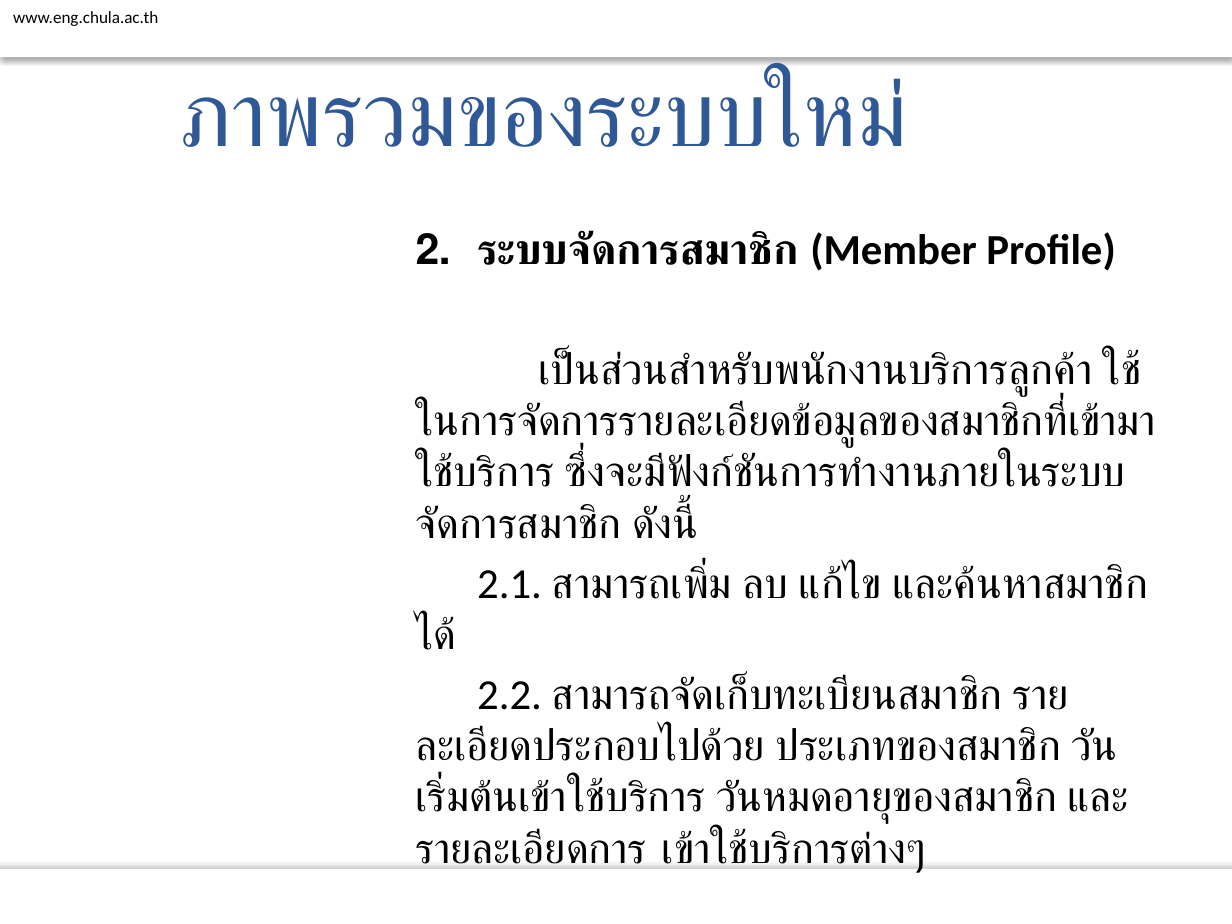
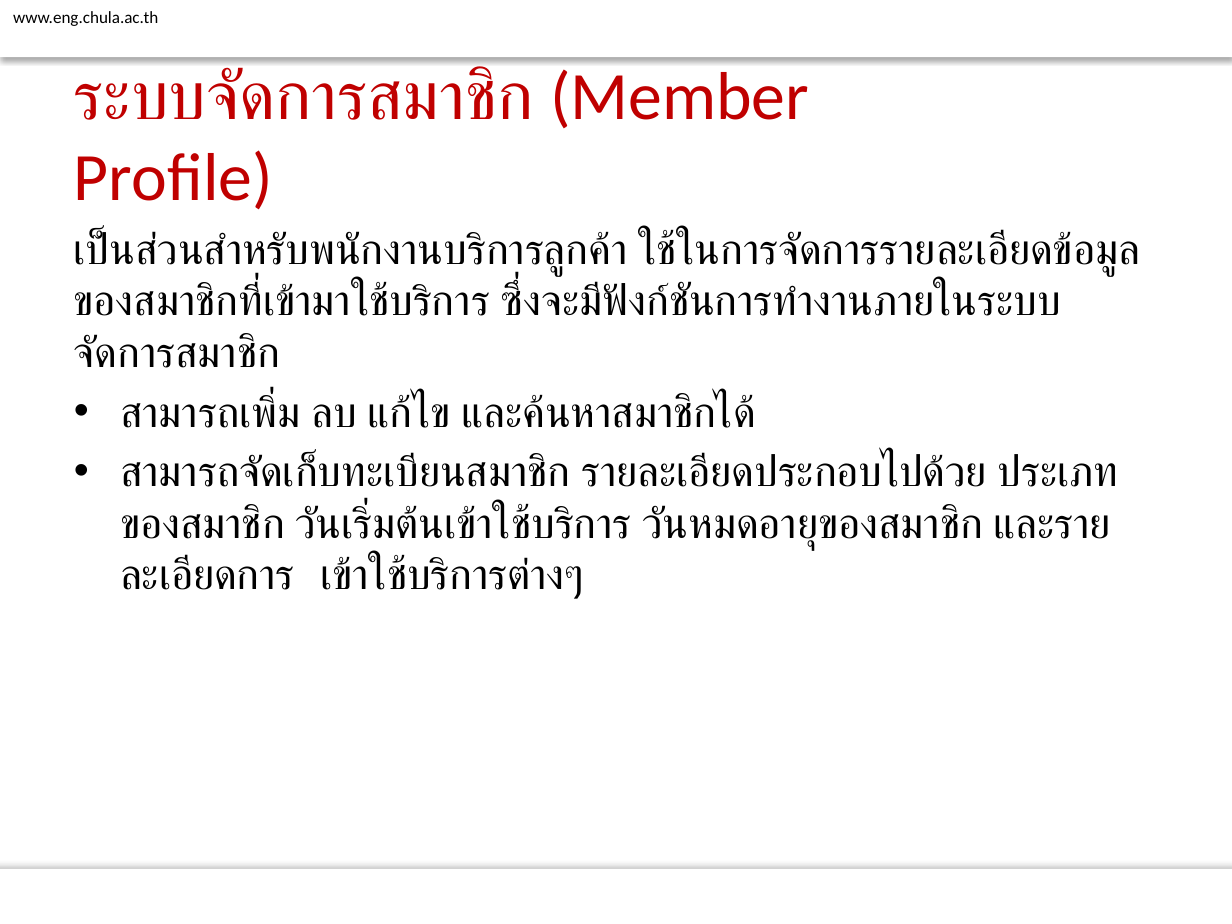
Before and after one commit to atadeesom/BubbleBeeDoc, a slide deck: slide 15 of Proposal/Final/Presentation R1.pptx (slide 8 before the commit). Drawn at 1232x924 pixels with LibreOffice and Linux fonts; fonts in the diff are those of the drawing; background and template pictures are left out. Boxes give left, top, right and bottom in pixels: in the first picture for what was removed or moved away, otherwise in the second. Text is boxed around its words. In the diff, an @@ line names an element or a change of style, - is before the commit and + after.

```diff
--- a/Proposal/Final/Presentation R1.pptx
+++ b/Proposal/Final/Presentation R1.pptx
@@ title added at (74,66,809,210), 39.6 pt, text #C00000 @@
+ระบบจัดการสมาชิก (Member Profile)
@@ text removed at (179,74,909,147) @@
-ภาพรวมของระบบใหม่
@@ text at (74,231,1140,599): text changed @@
-2. ระบบจัดการสมาชิก (Member Profile)
-เป็นส่วนสำหรับพนักงานบริการลูกค้า ใช้ในการจัดการรายละเอียดข้อมูลของสมาชิกที่เข้ามาใช้บริการ ซึ่งจะมีฟังก์ชันการทำงานภายในระบบจัดการสมาชิก ดังนี้
-2.1. สามารถเพิ่ม ลบ แก้ไข และค้นหาสมาชิกได้
-2.2. สามารถจัดเก็บทะเบียนสมาชิก รายละเอียดประกอบไปด้วย ประเภทของสมาชิก วันเริ่มต้นเข้าใช้บริการ วันหมดอายุของสมาชิก และรายละเอียดการ เข้าใช้บริการต่างๆ
+เป็นส่วนสำหรับพนักงานบริการลูกค้า ใช้ในการจัดการรายละเอียดข้อมูลของสมาชิกที่เข้ามาใช้บริการ ซึ่งจะมีฟังก์ชันการทำงานภายในระบบจัดการสมาชิก
+• สามารถเพิ่ม ลบ แก้ไข และค้นหาสมาชิกได้
+• สามารถจัดเก็บทะเบียนสมาชิก รายละเอียดประกอบไปด้วย ประเภทของสมาชิก วันเริ่มต้นเข้าใช้บริการ วันหมดอายุของสมาชิก และรายละเอียดการ เข้าใช้บริการต่างๆ
```
Also in this commit, not shown: 19 other slides changed, 12 slides added, 6 slides removed.
